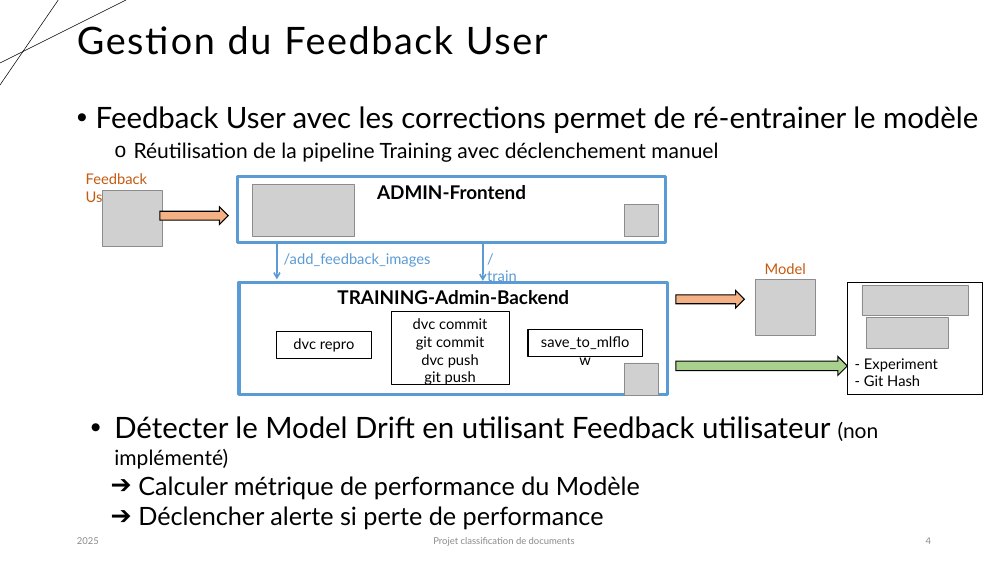
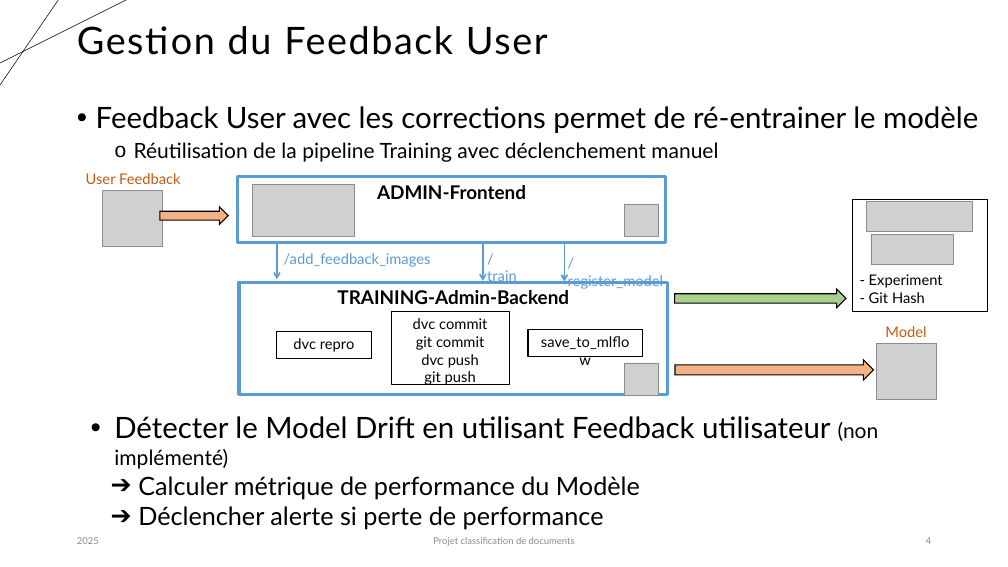
Before and after one commit to karned-formation/SEP24-MLOPS-SAKE, a slide deck: slide 4 of report/Projet_classification_MLOps_Partie3_Aymen.pptx. Drawn at 1008x567 pixels with LibreOffice and Linux fonts; fonts in the diff are those of the drawing; grey boxes stand for pictures. Boxes give left, top, right and bottom in pixels: in the first picture for what was removed or moved away, otherwise in the second. Text is boxed around its words. In the diff, an @@ line names an element or a change of style, - is before the commit and + after.

```diff
--- a/report/Projet_classification_MLOps_Partie3_Aymen.pptx
+++ b/report/Projet_classification_MLOps_Partie3_Aymen.pptx
@@ text at (86, 173, 181, 184): text changed @@
-Feedback User
+User Feedback
@@ 2 pictures, 1 rectangle: place and size @@
-2 pictures, 1 rectangle at (848, 283, 983, 395)
+2 pictures, 1 rectangle at (852, 199, 988, 311)
@@ arrow added from (565, 243) to (565, 281), #5B9BD5 1.5 pt @@
@@ text added at (568, 275, 663, 289), 14 pt, text #5B9BD5 @@
+/register_model
@@ down arrow: place and size @@
-down arrow at (676, 357, 848, 376)
+down arrow at (675, 289, 846, 308)
@@ text "Models": place and size @@
-text "Models" at (758, 256, 820, 281)
+text "Models" at (878, 320, 940, 346)
@@ picture: place and size @@
-picture at (756, 280, 816, 335)
+picture at (877, 343, 937, 399)
@@ down arrow: place and size @@
-down arrow at (676, 291, 745, 309)
+down arrow at (676, 360, 874, 380)
```
Also in this commit, not shown: 1 other slide changed, 1 other file.
